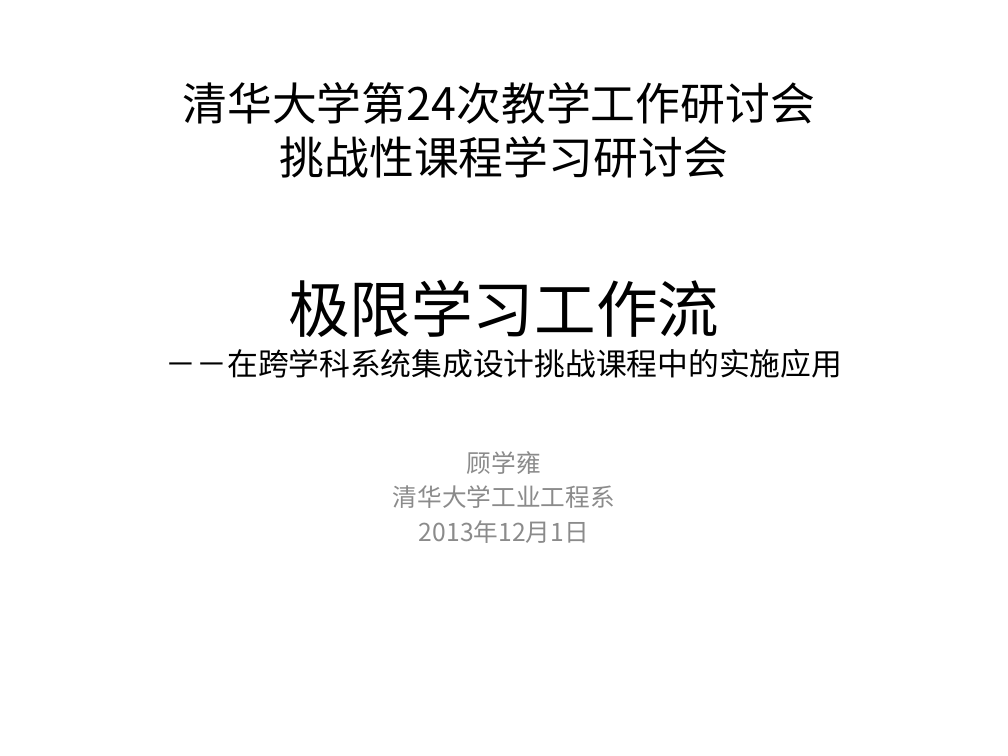
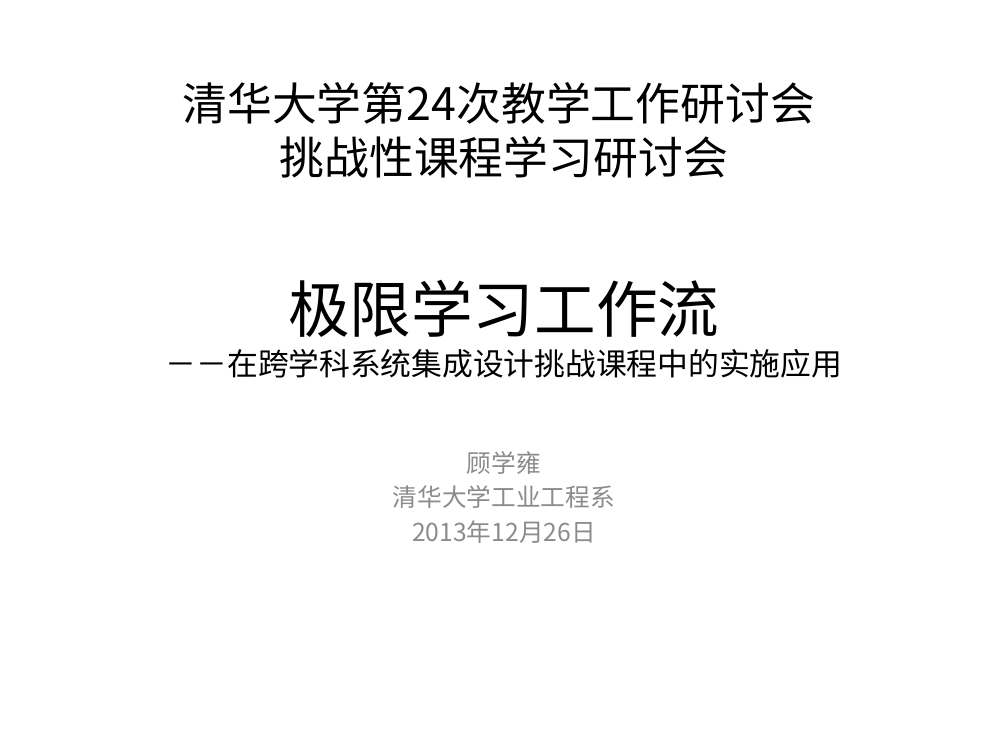
Before and after one commit to woodyme/2014JanXLP, a slide deck: slide 1 of 课程方案/XLP_WorkFLow_CHN.pptx. Drawn at 1008x756 pixels with LibreOffice and Linux fonts; fonts in the diff are those of the drawing; background and template pictures are left out. Boxes give left, top, right and bottom in pixels: in the first picture for what was removed or moved away, otherwise in the second. Text is boxed around its words. In the diff, an @@ line names an element or a change of style, - is before the commit and + after.

```diff
--- a/课程方案/XLP_WorkFLow_CHN.pptx
+++ b/课程方案/XLP_WorkFLow_CHN.pptx
@@ subtitle at box(412, 520, 596, 543): text changed @@
-2013年12月1日
+2013年12月26日
```
Also in this commit, not shown: 10 other slides changed, 1 slide added, 3 slides removed.
